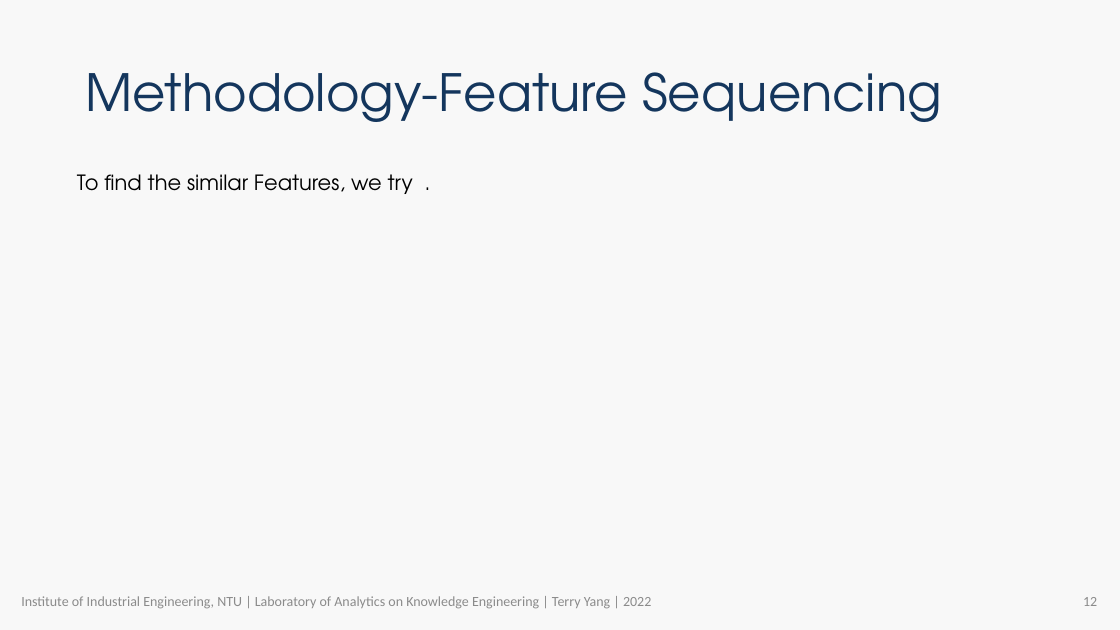
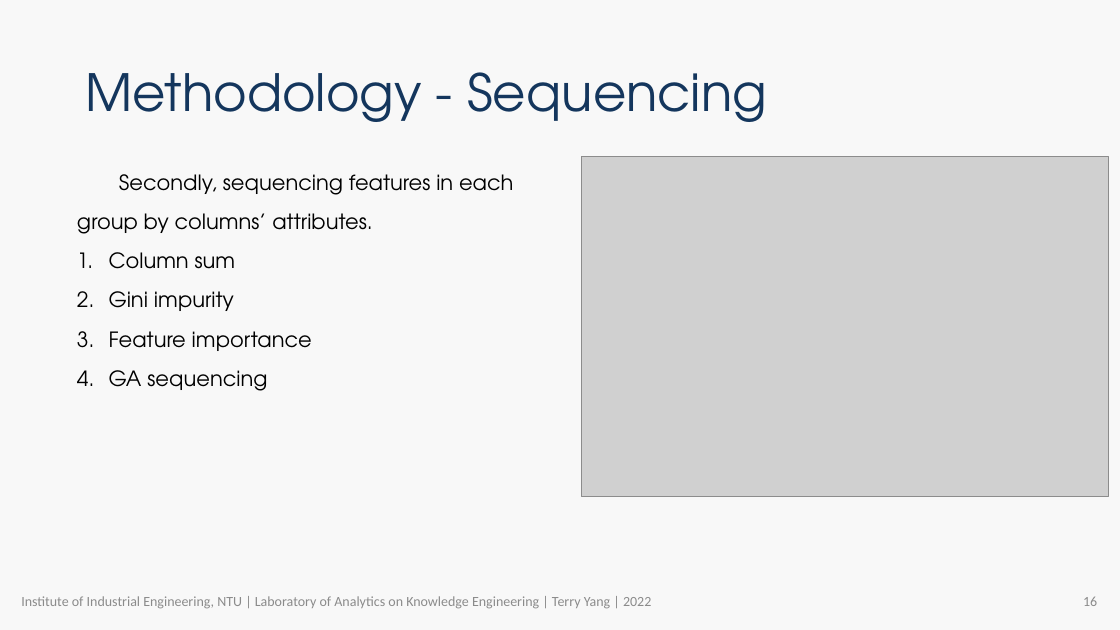
Before and after one commit to R64825/NTUIIE-Research, a slide deck: slide 16 of ppt/APIEMS TerryYang.pptx (slide 12 before the commit). Drawn at 1120x630 pixels with LibreOffice and Linux fonts; fonts in the diff are those of the drawing; grey boxes stand for pictures; background and template pictures are left out. Boxes give left, top, right and bottom in pixels: in the first picture for what was removed or moved away, otherwise in the second. Text is boxed around its words. In the diff, an @@ line names an element or a change of style, - is before the commit and + after.

```diff
--- a/ppt/APIEMS TerryYang.pptx
+++ b/ppt/APIEMS TerryYang.pptx
@@ title at box(85, 72, 767, 122): text changed @@
-Methodology-Feature Sequencing
+Methodology - Sequencing
@@ text removed at box(77, 174, 413, 194) @@
-To find the similar Features, we try .
@@ text added at box(77, 174, 513, 391), 18 pt, text #000000 @@
+Secondly, sequencing features in each group by columns’ attributes.
+1. Column sum
+2. Gini impurity
+3. Feature importance
+4. GA sequencing
@@ picture added at box(581, 156, 1109, 497) @@
@@ page number at box(1083, 596, 1097, 606): text changed @@
-12
+16
```
Also in this commit, not shown: 12 other slides changed, 6 slides added, 5 other files.
